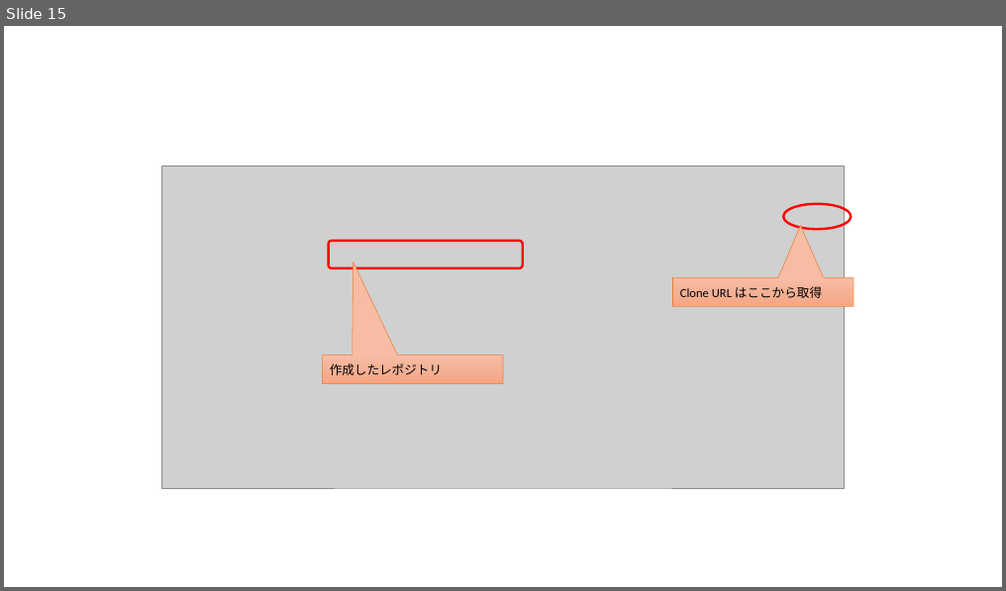
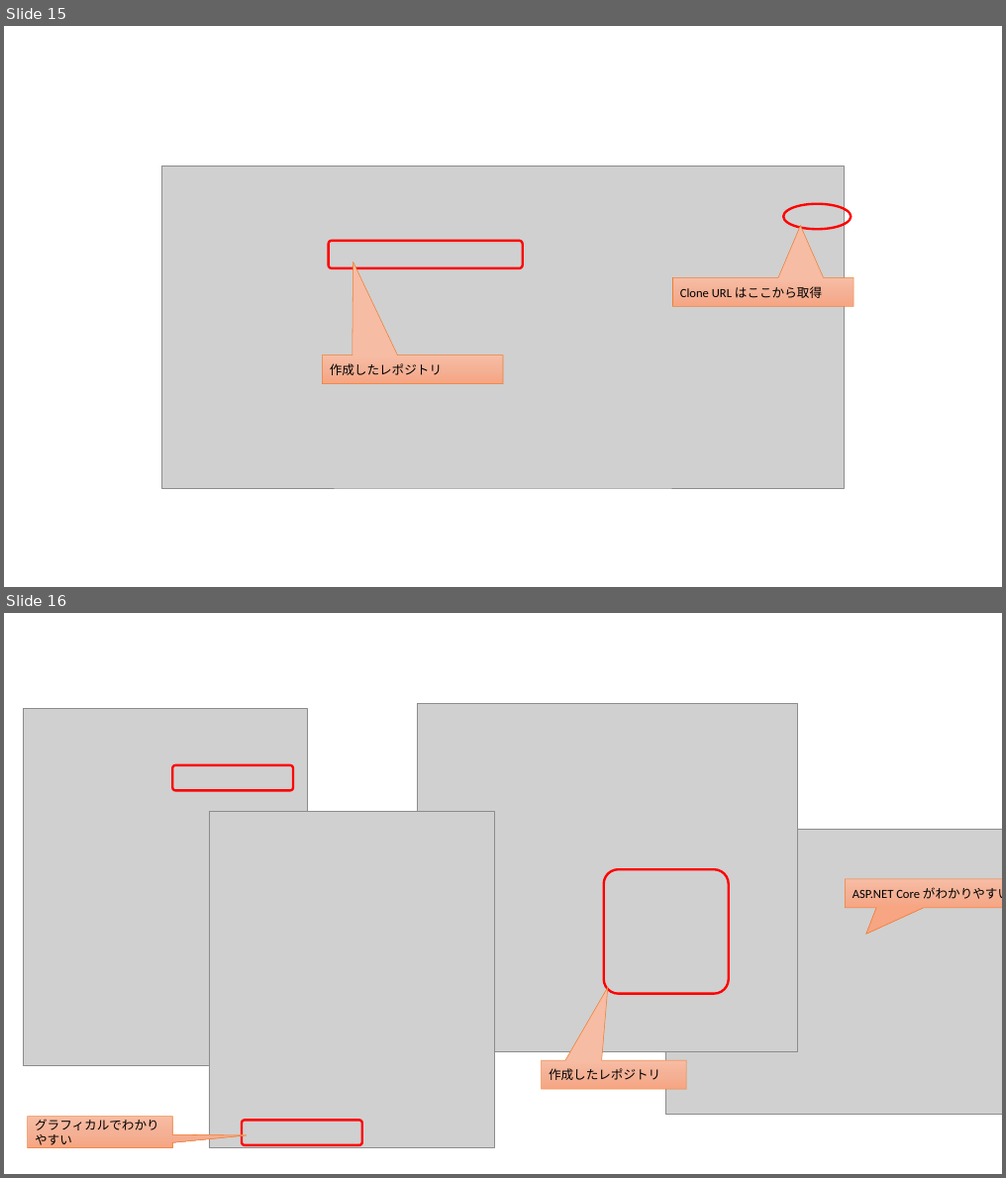
Before and after one commit to ayuina/ainaba-csa-blog, a slide deck: package-management-with-azure-artifacts/images/figures.pptx. Shown one above the other, each under a label of ours: slide 15 before the commit, slides 15 and 16 after it. The pictures are 1006x591 and 1006x1178 pixels, drawn with LibreOffice and Linux fonts; fonts in the diff are those of the drawing; grey boxes stand for pictures. Boxes give left, top, right and bottom in pixels: in the first picture for what was removed or moved away, otherwise in the second. Text is boxed around its words. In the diff, an @@ line names an element or a change of style, - is before the commit and + after.

```diff
--- a/package-management-with-azure-artifacts/images/figures.pptx
+++ b/package-management-with-azure-artifacts/images/figures.pptx
@@ slide 16 added at bbox=[4, 613, 1002, 1174], background #FFFFFF @@
@@ picture added at bbox=[24, 709, 308, 1066] @@
@@ picture added at bbox=[417, 703, 798, 1053] @@
@@ rounded rectangle added at bbox=[172, 765, 293, 791], outline #FF0000 2.25 pt @@
@@ picture added at bbox=[209, 811, 494, 1149] @@
@@ picture added at bbox=[666, 830, 1002, 1114] @@
@@ rounded rectangle added at bbox=[604, 869, 729, 994], outline #FF0000 2.25 pt @@
@@ speech box added at bbox=[846, 879, 1002, 908], fill gradient #F7BDA5 to #F5B196 to #F8A582, outline #ED7D31 0.5 pt, 12 pt, text #000000 @@
+ASP.NET Core がわかりやすい
@@ speech box added at bbox=[542, 1060, 687, 1089], fill gradient #F7BDA5 to #F5B196 to #F8A582, outline #ED7D31 0.5 pt, 12 pt, text #000000 @@
+作成したレポジトリ
@@ speech box added at bbox=[27, 1117, 172, 1149], fill gradient #F7BDA5 to #F5B196 to #F8A582, outline #ED7D31 0.5 pt, 12 pt, text #000000 @@
+グラフィカルでわかりやすい
@@ rounded rectangle added at bbox=[242, 1121, 361, 1146], outline #FF0000 2.25 pt @@
```
Also in this commit, not shown: 4 other slides added, 1 slide removed, 5 other files.
